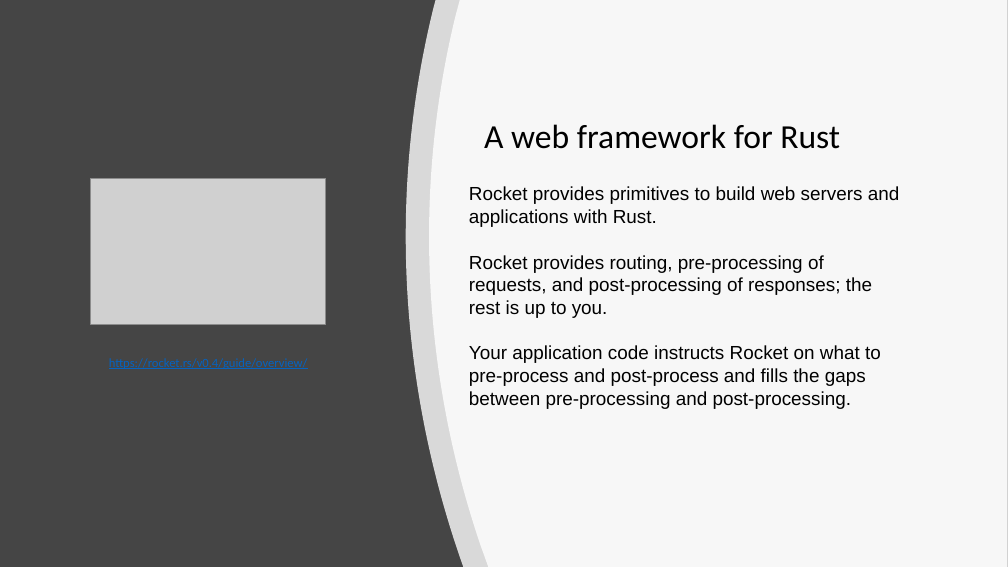
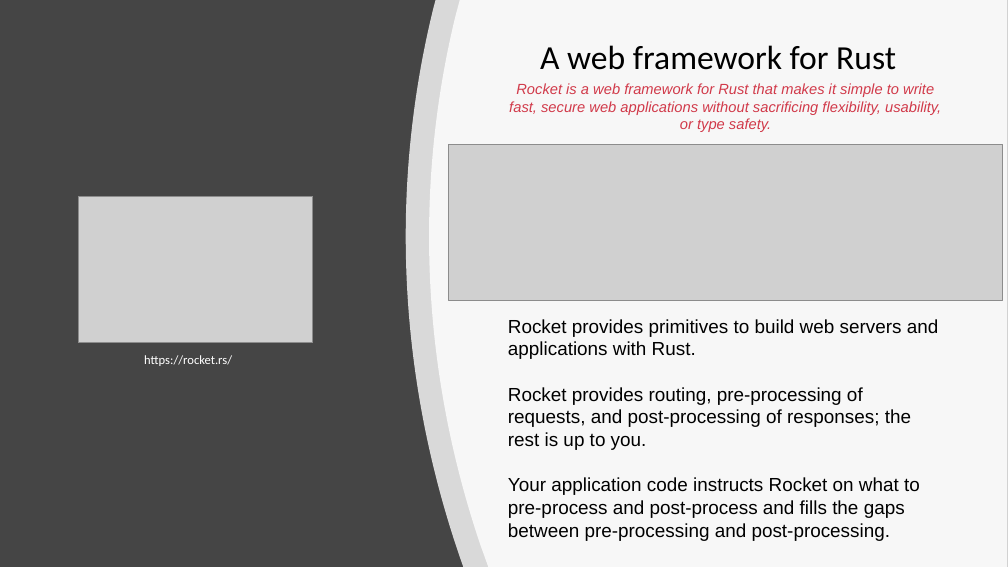
Before and after one commit to ctrachte/Rusty-Web-App, a slide deck: slide 3 of RustyWebApp.pptx. Drawn at 1008x567 pixels with LibreOffice and Linux fonts; fonts in the diff are those of the drawing; grey boxes stand for pictures. Boxes give left, top, right and bottom in pixels: in the first picture for what was removed or moved away, otherwise in the second. Text is boxed around its words. In the diff, an @@ line names an element or a change of style, - is before the commit and + after.

```diff
--- a/RustyWebApp.pptx
+++ b/RustyWebApp.pptx
@@ text "Rocket is a web framework ...": place and size @@
-text "Rocket is a web framework ..." at box(469, 186, 900, 409)
+text "Rocket is a web framework ..." at box(508, 83, 941, 541)
@@ text "A web framework for Rust": place and size @@
-text "A web framework for Rust" at box(484, 124, 840, 149)
+text "A web framework for Rust" at box(540, 45, 896, 70)
@@ text "A web framework for Rust" at box(540, 45, 896, 70): alignment left to centre @@
@@ text at box(509, 83, 941, 132): paragraph added @@
+Rocket is a web framework for Rust that makes it simple to write fast, secure web applications without sacrificing flexibility, usability, or type safety.
@@ picture added at box(448, 144, 1003, 301) @@
@@ picture: place and size @@
-picture at box(91, 178, 326, 325)
+picture at box(78, 197, 313, 343)
@@ text at box(144, 355, 232, 366): text changed; text colour #0563C1 to #FFFFFF @@
-https://rocket.rs/v0.4/guide/overview/
+https://rocket.rs/
```
Also in this commit, not shown: 2 other slides changed, 1 slide added.
